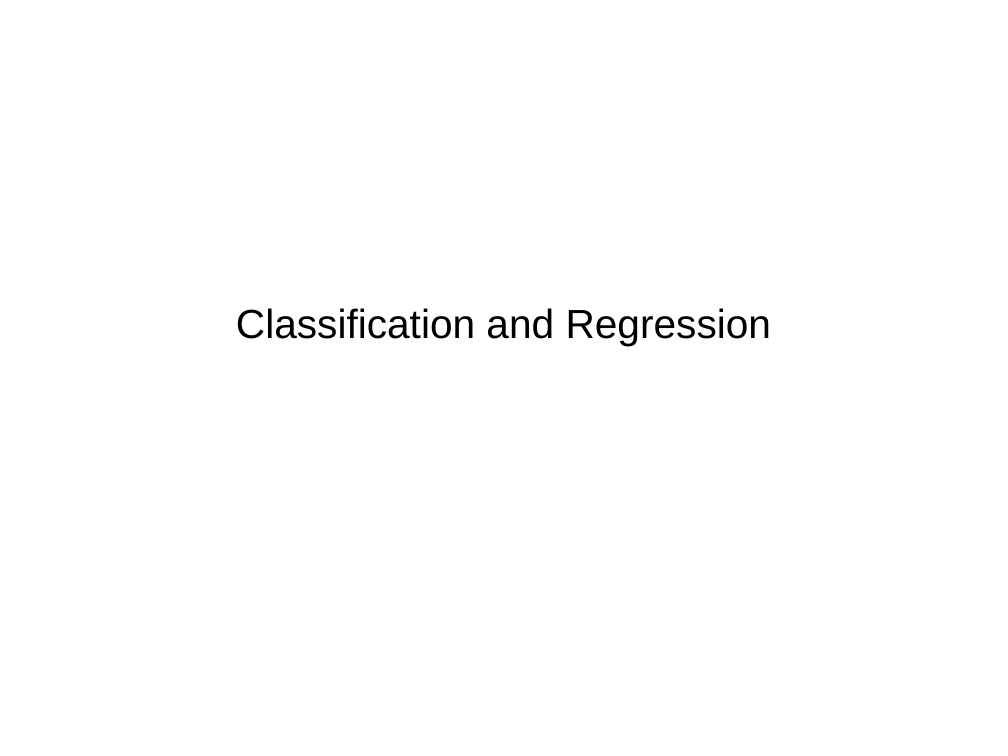
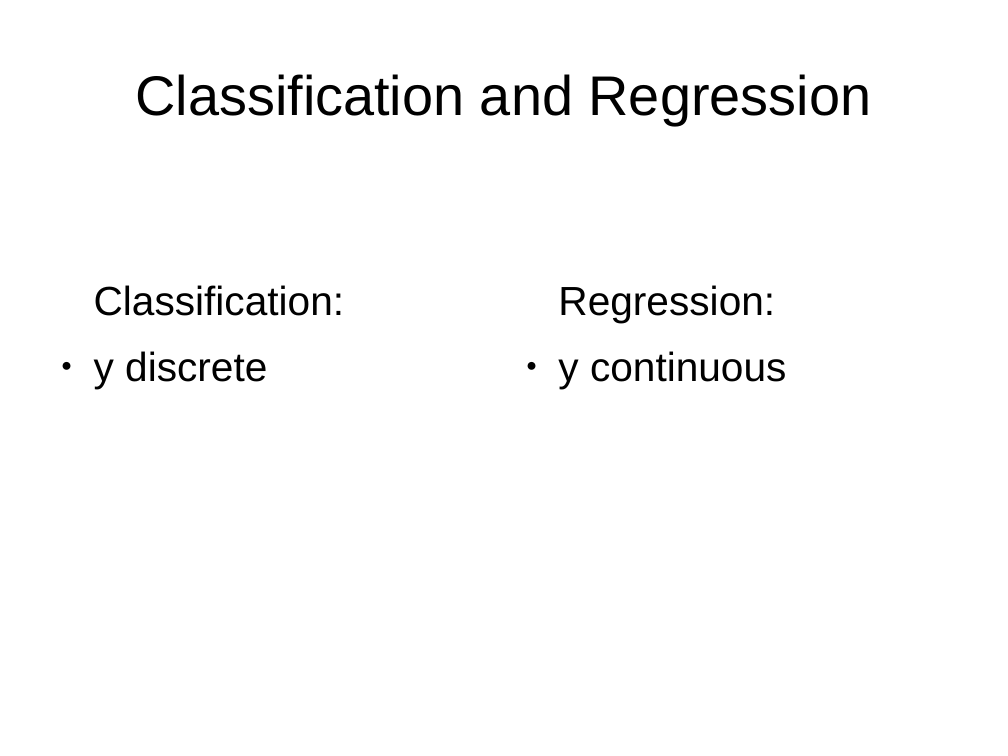
Before and after one commit to amueller/talks_odt, a slide deck: slide 8 of introduction_to_ml_with_python_bnl_2016_bla.odp. Drawn at 1008x756 pixels with LibreOffice and Linux fonts; fonts in the diff are those of the drawing. Boxes give left, top, right and bottom in pixels: in the first picture for what was removed or moved away, otherwise in the second. Text is boxed around its words. In the diff, an @@ line names an element or a change of style, - is before the commit and + after.

```diff
--- a/introduction_to_ml_with_python_bnl_2016_bla.odp
+++ b/introduction_to_ml_with_python_bnl_2016_bla.odp
@@ title "Classification and Regression" at [136, 74, 872, 125]: size 32 to 44 pt @@
@@ text added at [94, 285, 345, 389], 32 pt, text #000000 @@
+Classification:
+● y discrete
@@ text added at [558, 285, 786, 389], 32 pt, text #000000 @@
+Regression:
+● y continuous
```
Also in this commit, not shown: 3 other slides changed, 1 slide added, 1 slide removed.
